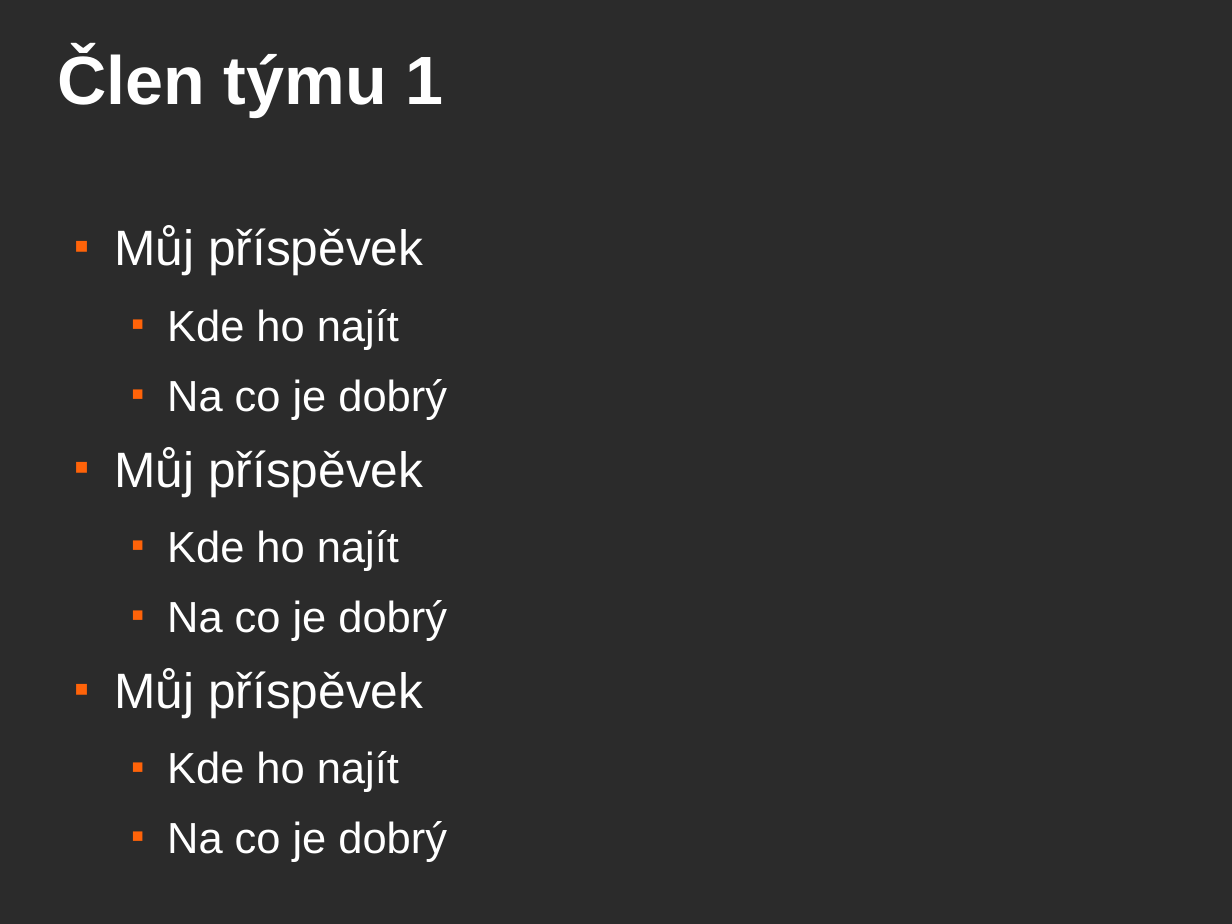
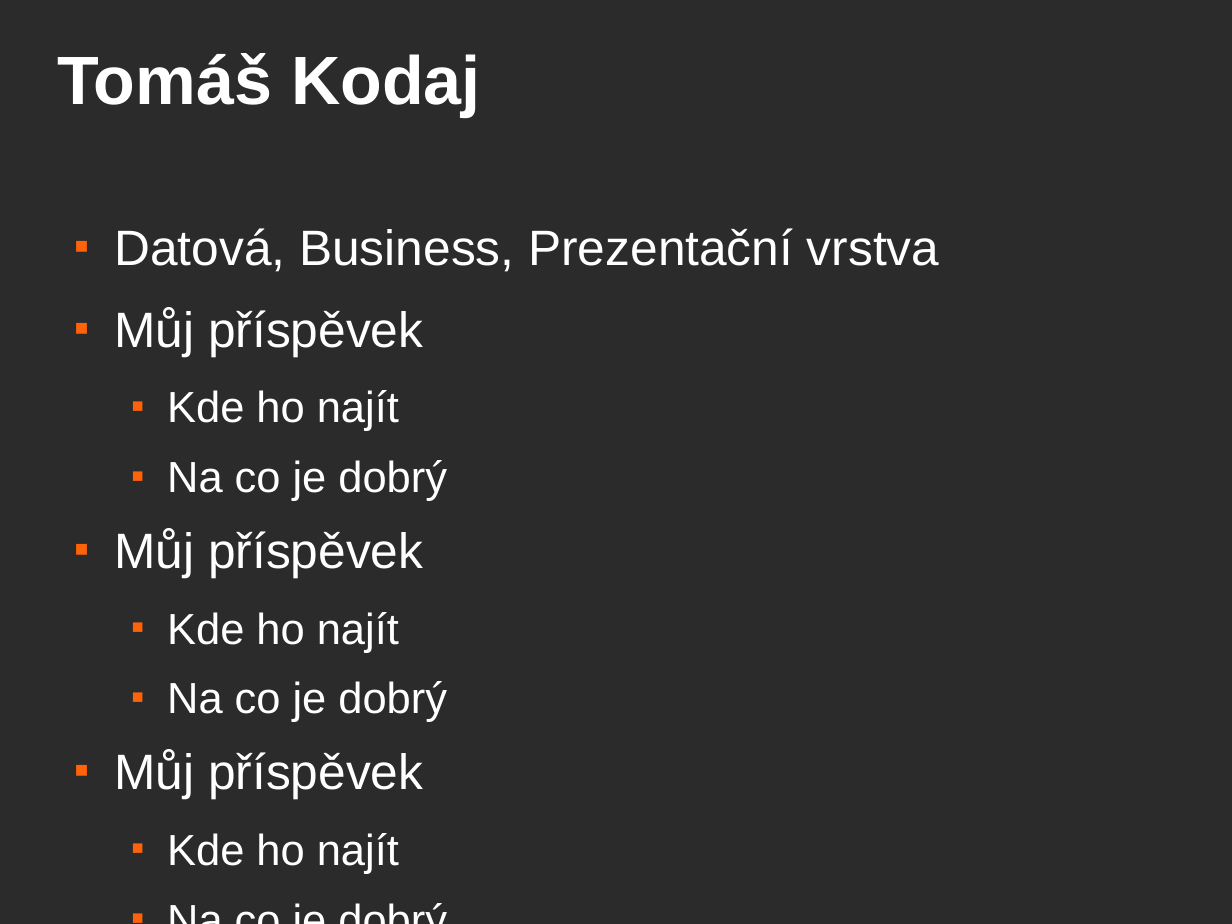
Before and after one commit to pkremens/pv243-eshop, a slide deck: slide 3 of jboss-presentation.odp. Drawn at 1232x924 pixels with LibreOffice and Linux fonts; fonts in the diff are those of the drawing; background and template pictures are left out; a plain dark background stands for a picture behind light text. Boxes give left, top, right and bottom in pixels: in the first picture for what was removed or moved away, otherwise in the second. Text is boxed around its words. In the diff, an @@ line names an element or a change of style, - is before the commit and + after.

```diff
--- a/jboss-presentation.odp
+++ b/jboss-presentation.odp
@@ title at [57, 53, 480, 117]: text changed @@
-Člen týmu 1
+Tomáš Kodaj
@@ text at [114, 228, 939, 272]: paragraph added @@
+■ Datová, Business, Prezentační vrstva
```
Also in this commit, not shown: 3 other slides changed, 3 slides added, 3 slides removed, 1 other file.
